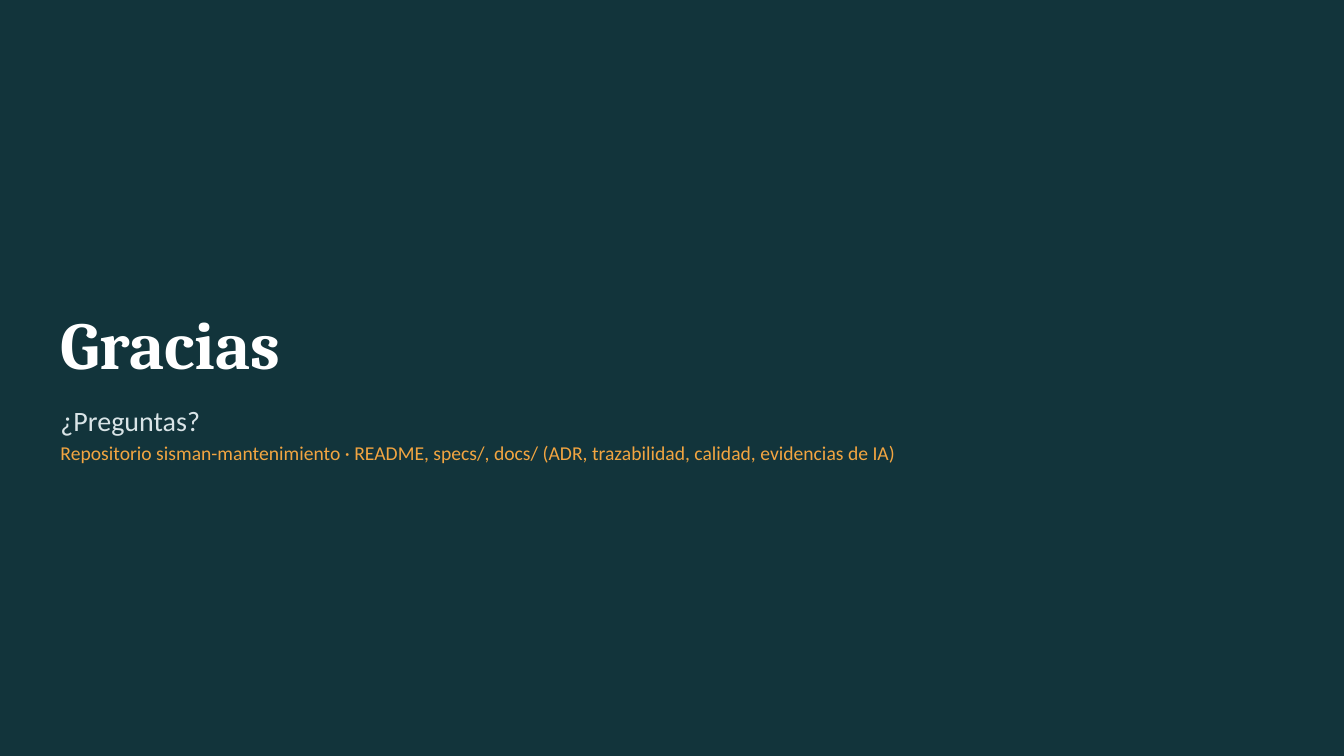
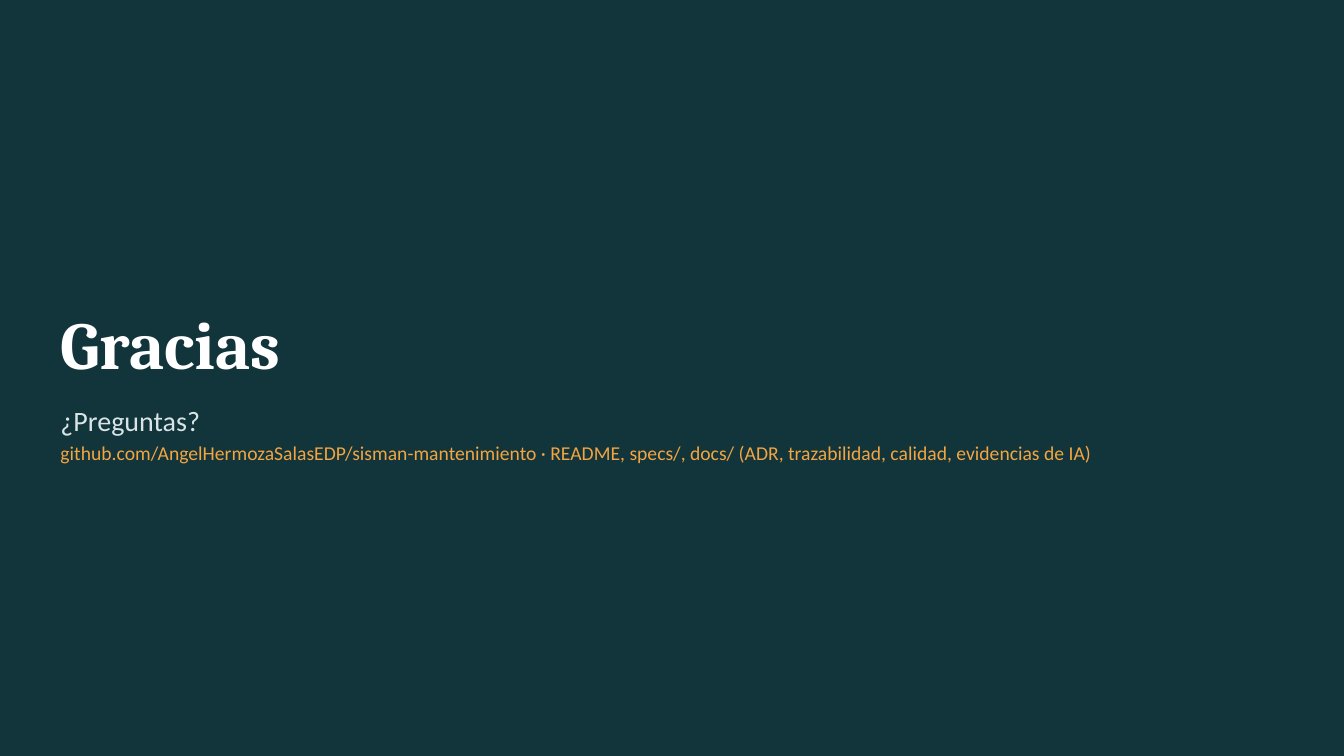
Before and after one commit to AngelHermozaSalasEDP/sisman-mantenimiento, a slide deck: slide 13 of docs/presentacion.pptx (slide 12 before the commit). Drawn at 1344x756 pixels with LibreOffice and Linux fonts; fonts in the diff are those of the drawing. Boxes give left, top, right and bottom in pixels: in the first picture for what was removed or moved away, otherwise in the second. Text is boxed around its words. In the diff, an @@ line names an element or a change of style, - is before the commit and + after.

```diff
--- a/docs/presentacion.pptx
+++ b/docs/presentacion.pptx
@@ text at (60, 446, 1091, 464): text changed @@
-Repositorio sisman-mantenimiento · README, specs/, docs/ (ADR, trazabilidad, calidad, evidencias de IA)
+github.com/AngelHermozaSalasEDP/sisman-mantenimiento · README, specs/, docs/ (ADR, trazabilidad, calidad, evidencias de IA)
```
Also in this commit, not shown: 8 other slides changed, 1 slide added, 1 other file.
